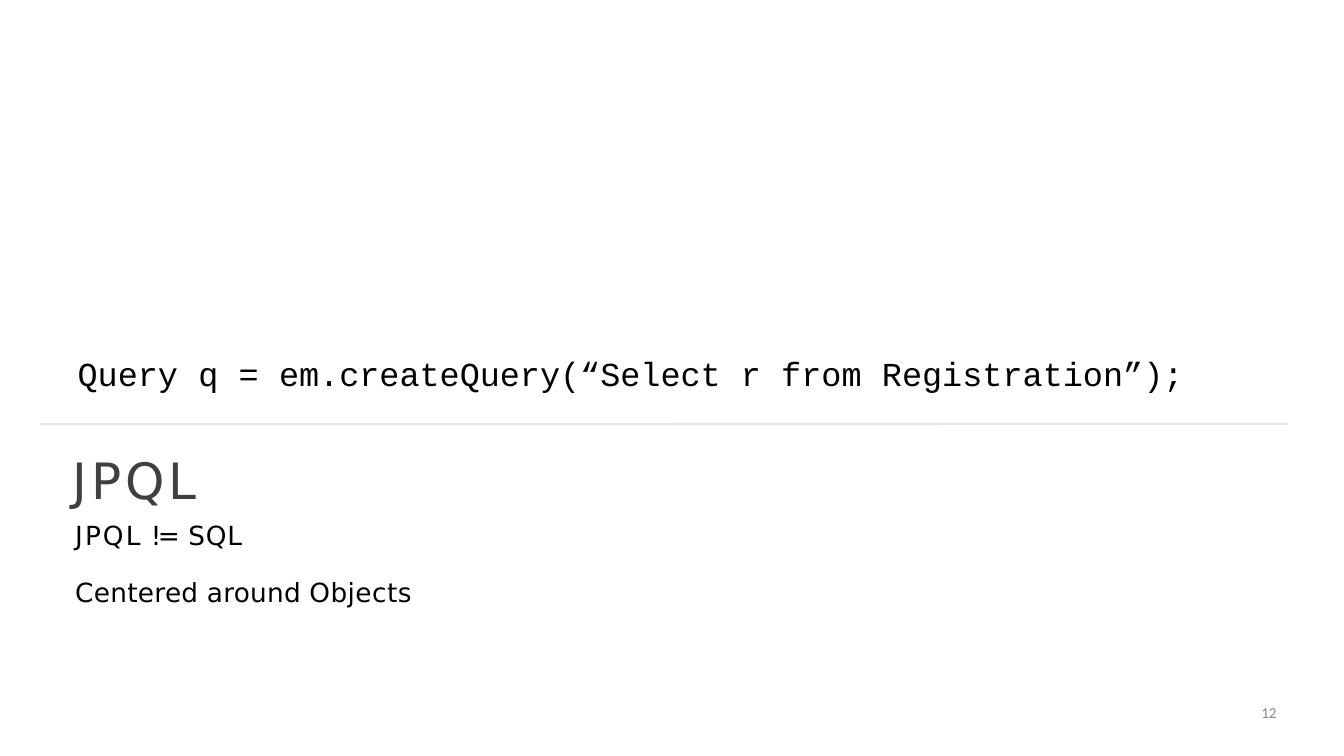
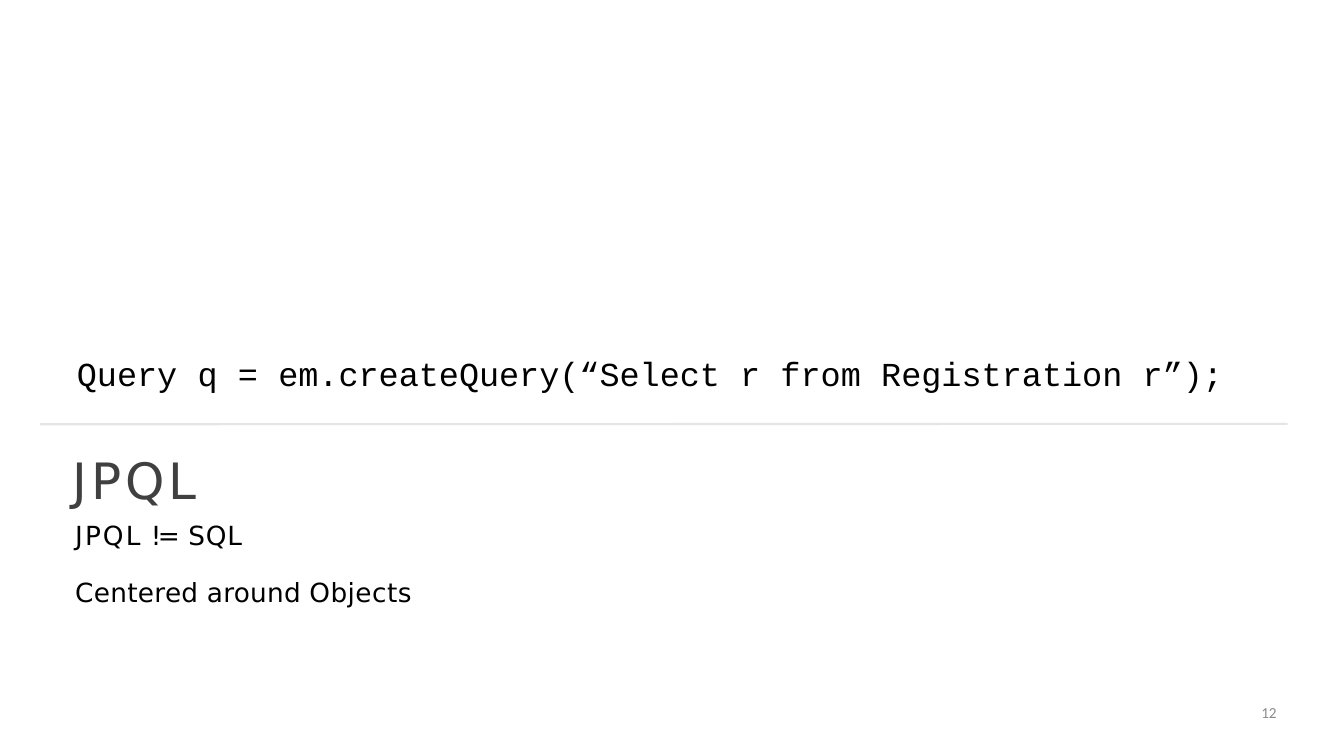
Before and after one commit to StevenJoseph19/JEE-DevOps, a slide deck: slide 12 of 2. Spring 5.0/Day 6/Slides/8. JPA Annotations and How to Use Them/jpa-annotations-and-how-to-use-them-slides.pptx. Drawn at 1344x756 pixels with LibreOffice and Linux fonts; fonts in the diff are those of the drawing. Boxes give left, top, right and bottom in pixels: in the first picture for what was removed or moved away, otherwise in the second. Text is boxed around its words. In the diff, an @@ line names an element or a change of style, - is before the commit and + after.

```diff
--- a/2. Spring 5.0/Day 6/Slides/8. JPA Annotations and How to Use Them/jpa-annotations-and-how-to-use-them-slides.pptx
+++ b/2. Spring 5.0/Day 6/Slides/8. JPA Annotations and How to Use Them/jpa-annotations-and-how-to-use-them-slides.pptx
@@ title at [77,362,1223,393]: text changed @@
-Query q = em.createQuery(“Select r from Registration”);
+Query q = em.createQuery(“Select r from Registration r”);
```
Also in this commit, not shown: 20 other files.
